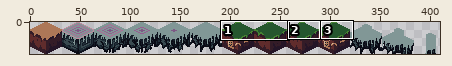
Sprite sheet: Assets/Sprites/Iso-Tile.png. The picture above shows the old version from afar; the outline marks the close-up.
Close-up. Earlier state:
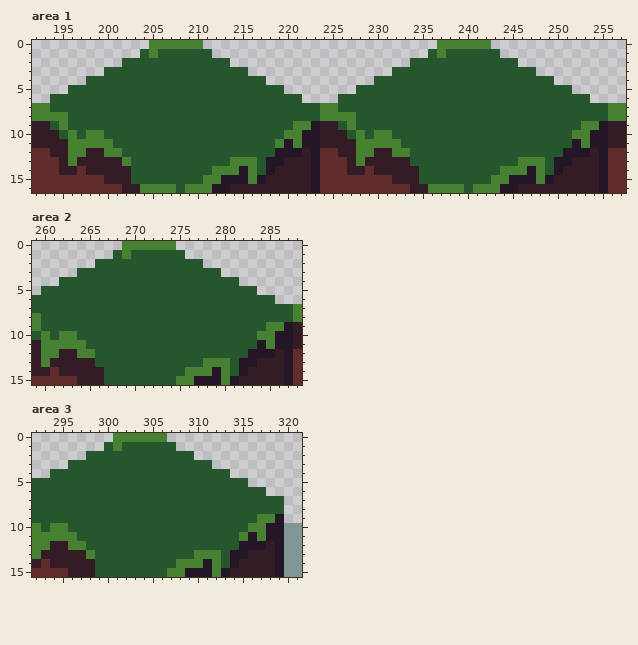
The file is 416x32 pixels. Shown: area 1: x 192..257, y 0..16; area 2: x 259..288, y 0..15; area 3: x 292..321, y 0..15. The wide view leaves out empty margins.
Once edited:
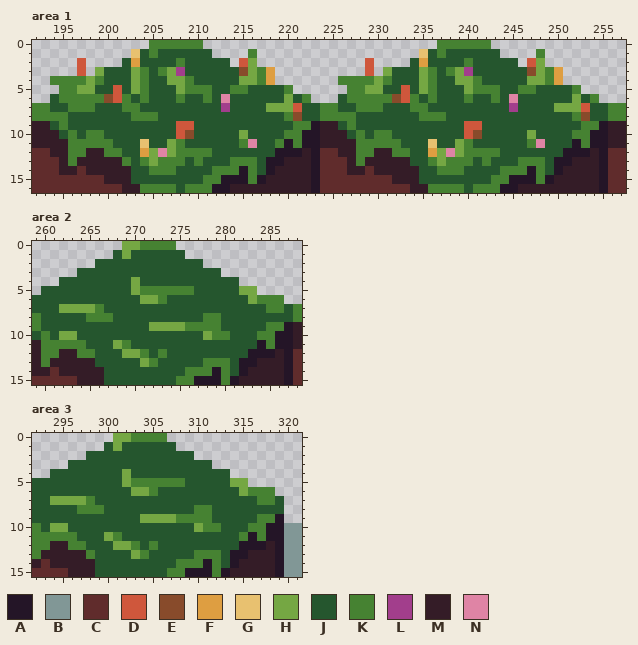
Palette (. is transparent): A #241527  B #819796  C #602c2c  D #cf573c  E #884b2b  F #de9e41  G #e8c170  H #75a743  J #25562e  K #468232  L #a23e8c  M #341c27  N #df84a5
Difference:
--- area 1
@@ x 192..257 @@
  0 .............KKKKKK..........................KKKKKK...............
- 1 ............JKJJJJJJ........................JKJJJJJJ..............
- 2 ..........JJJJJJJJJJJJ....................JJJJJJJJJJJJ............
- 3 ........JJJJJJJJJJJJJJJJ................JJJJJJJJJJJJJJJJ..........
- 4 ......JJJJJJJJJJJJJJJJJJJJ............JJJJJJJJJJJJJJJJJJJJ........
- 5 ....JJJJJJJJJJJJJJJJJJJJJJJJ........JJJJJJJJJJJJJJJJJJJJJJJJ......
- 6 ..JJJJJJJJJJJJJJJJJJJJJJJJJJJJ....JJJJJJJJJJJJJJJJJJJJJJJJJJJJ....
- 7 KKJJJJJJJJJJJJJJJJJJJJJJJJJJJJJJKKJJJJJJJJJJJJJJJJJJJJJJJJJJJJJJKK
- 8 KKKKJJJJJJJJJJJJJJJJJJJJJJJJJJJJKKKKJJJJJJJJJJJJJJJJJJJJJJJJJJJJKK
- 9 MMJKJJJJJJJJJJJJJJJJJJJJJJJJJKKAMMJKJJJJJJJJJJJJJJJJJJJJJJJJJKKAMM
-10 MMMJKJKKJJJJJJJJJJJJJJJJJJJJKKAAMMMJKJKKJJJJJJJJJJJJJJJJJJJJKKAAMM
-11 MMMMKKKKKJJJJJJJJJJJJJJJJJJKAKAAMMMMKKKKKJJJJJJJJJJJJJJJJJJJAKAAMM
-12 CCMMKKMMKKJJJJJJJJJJJJJJJJJAAAMACCMMKKMMKKJJJJJJJJJJJJJJJJJAAAMACC
-13 CCCMKMMMMMKJJJJJJJJJJJKKKJAAMMMACCCMKMMMMMJJJJJJJJJJJJKKKJAAMMMACC
-14 CCCMMCMMMMMJJJJJJJJJKKKAKJAMMMMACCCMMCMMMMMJJJJJJJJJKKKAKJAMMMMACC
+ 1 ...........GJKJJJJJJ....K..................GJKJJJJJJ....K.........
+ 2 .....D....JFJJJJKJJJJJ.DH............D....JFJJJJKJJJJJ.DH.........
+ 3 .....D.HJJJHKJKHLJJJJJJEHKF..........D.HJJJHKJKHLJJJJJJEHKF.......
+ 4 ..KKKKHKJJJHKJJHHKJJJJJHHKF.......KKKKHKJJJHKJJHHKJJJJJHHKF.......
+ 5 ...KKHHJJDJHKJJJHKKKJJKKJJJJK......KKHHJJDJHKJJJHKKKJJKKJJJJK.....
+ 6 ..JKKKKKEDKJKJJJKJJKJNJJJJJJHJK...JKKKKKEDKJKJJJKJJKJNJJJJJJHJK...
+ 7 KKJJKKKJJJKKJJJJJJJJJLJJJJHHHDJJKKJJKKKJJJKKJJJJJJJJJLJJJJHHHDJJKK
+ 8 KKKKJJJJJJJKKKJJJJJJJJJJJJJJKEJJKKKKJJJJJJJKKKJJJJJJJJJJJJJJKEJJKK
+ 9 MMJKJJJJJJJJJJJJDDJJJJJJJJJJJKKAMMJKJJJJJJJJJJJJDDJJJJJJJJJJJKKAMM
+10 MMMJKJKKJJJJJJJJDEJJJJJHJJJJKKAAMMMJKJKKJJJJJJJJDEJJJJJHJJJJKKAAMM
+11 MMMMKKKKKJJJGJJHKJJJJJJKNJJKAKAAMMMMKKKKKJJJGJJHKJJJJJJKNJJJAKAAMM
+12 CCMMKKMMKKJJFHNHKKKKJJJJJJJAAAMACCMMKKMMKKJJFHNHKKKKJJJJJJJAAAMACC
+13 CCCMKMMMMMKJKHKKKJKJJJKKKJAAMMMACCCMKMMMMMJJKHKKKJKJJJKKKJAAMMMACC
+14 CCCMMCMMMMMJJKKKJJJJKKKAKJAMMMMACCCMMCMMMMMJJKKKJJJJKKKAKJAMMMMACC
 15 CCCCCCCCMMMJJJJJJJJKKAAAKAMMMMMACCCCCCCCMMMJJJJJJJJKKAAAKAMMMMMACC
--- area 2
@@ x 259..288 @@
- 0 ..........KKKKKK..............
- 1 .........JKJJJJJJ.............
+ 0 ..........HHKKKK..............
+ 1 .........JHJJJJJJ.............
  2 .......JJJJJJJJJJJJ...........
  3 .....JJJJJJJJJJJJJJJJ.........
- 4 ...JJJJJJJJJJJJJJJJJJJJ.......
- 5 .JJJJJJJJJJJJJJJJJJJJJJJJ.....
- 6 JJJJJJJJJJJJJJJJJJJJJJJJJJJ...
- 7 JJJJJJJJJJJJJJJJJJJJJJJJJJJJJK
- 8 KJJJJJJJJJJJJJJJJJJJJJJJJJJJJK
- 9 KJJJJJJJJJJJJJJJJJJJJJJJJJKKAM
-10 JKJKKJJJJJJJJJJJJJJJJJJJJKKAAM
-11 MKKKKKJJJJJJJJJJJJJJJJJJJAKAAM
-12 MKKMMKKJJJJJJJJJJJJJJJJJAAAMAC
-13 MKMMMMMJJJJJJJJJJJJKKKJAAMMMAC
+ 4 ...JJJJJJJJHJJJJJJJJJJJ.......
+ 5 .JJJJJJJJJJHKKKKKKJJJJJHH.....
+ 6 JJJJJJJJJJJJHHKJJJJJJJJJHKKK..
+ 7 JJJHHHHKJJJJJJJJJJJJJJJJJJKKJK
+ 8 KJJJJJKKKJJJJJJJJJJKKJJJJJJJJK
+ 9 KJJJJJJJJJJJJHHHHKKKKJJJJJKKAM
+10 JKJHHJJJJJJJJJJJJJJHKKJJJKKAAM
+11 MKKKKKJJJHKJJJJJJJJJJJJJJAKAAM
+12 MKKMMKKJJJHHKJKJJJJJJJJJAAAMAC
+13 MKMMMMMJJJJJHKJJJJJKKKJAAMMMAC
 14 MMCMMMMMJJJJJJJJJKKKAKJAMMMMAC
--- area 3
@@ x 292..321 @@
- 0 .........KKKKKK...............
- 1 ........JKJJJJJJ..............
+ 0 .........HHKKKK...............
+ 1 ........JHJJJJJJ..............
  2 ......JJJJJJJJJJJJ............
  3 ....JJJJJJJJJJJJJJJJ..........
- 4 ..JJJJJJJJJJJJJJJJJJJJ........
- 5 JJJJJJJJJJJJJJJJJJJJJJJJ......
- 6 JJJJJJJJJJJJJJJJJJJJJJJJJJ....
- 7 JJJJJJJJJJJJJJJJJJJJJJJJJJJJ..
- 8 JJJJJJJJJJJJJJJJJJJJJJJJJJJJ..
- 9 JJJJJJJJJJJJJJJJJJJJJJJJJKKA..
-10 KJKKJJJJJJJJJJJJJJJJJJJJKKAABB
-11 KKKKKJJJJJJJJJJJJJJJJJJKAKAABB
-12 KKMMKKJJJJJJJJJJJJJJJJJAAAMABB
-13 KMMMMMKJJJJJJJJJJJKKKJAAMMMABB
+ 4 ..JJJJJJJJHJJJJJJJJJJJ........
+ 5 JJJJJJJJJJHKKKKKKJJJJJHH......
+ 6 JJJJJJJJJJJHHKJJJJJJJJJHKKK...
+ 7 JJHHHHKJJJJJJJJJJJJJJJJJJKKJ..
+ 8 JJJJJKKKJJJJJJJJJJKKJJJJJJJJ..
+ 9 JJJJJJJJJJJJHHHHKKKKJJJJJKKA..
+10 KJHHJJJJJJJJJJJJJJHKKJJJKKAABB
+11 KKKKKJJJHKJJJJJJJJJJJJJKAKAABB
+12 KKMMKKJJJHHKJKJJJJJJJJJAAAMABB
+13 KMMMMMKJJJJHKJJJJJKKKJAAMMMABB
 14 MCMMMMMJJJJJJJJJKKKAKJAMMMMABB
Boxes around the changes in both close-ups, in picture pixels (x1, y1, x2, y2):
changed: (50, 49, 599, 175)
changed: (59, 241, 284, 367)
changed: (50, 433, 275, 559)
